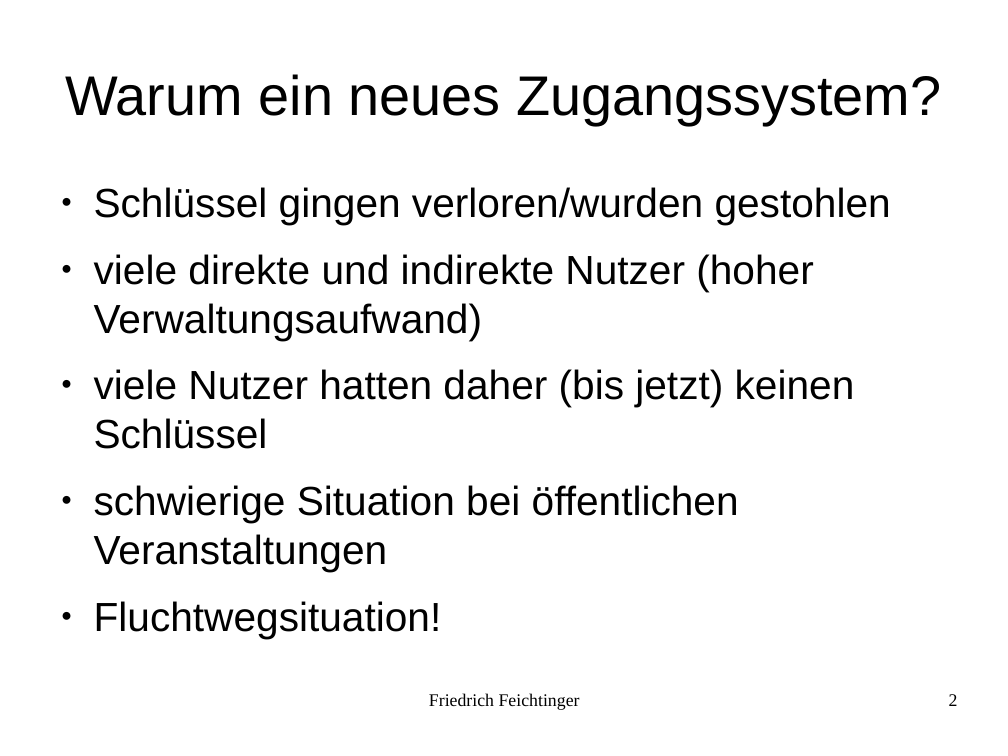
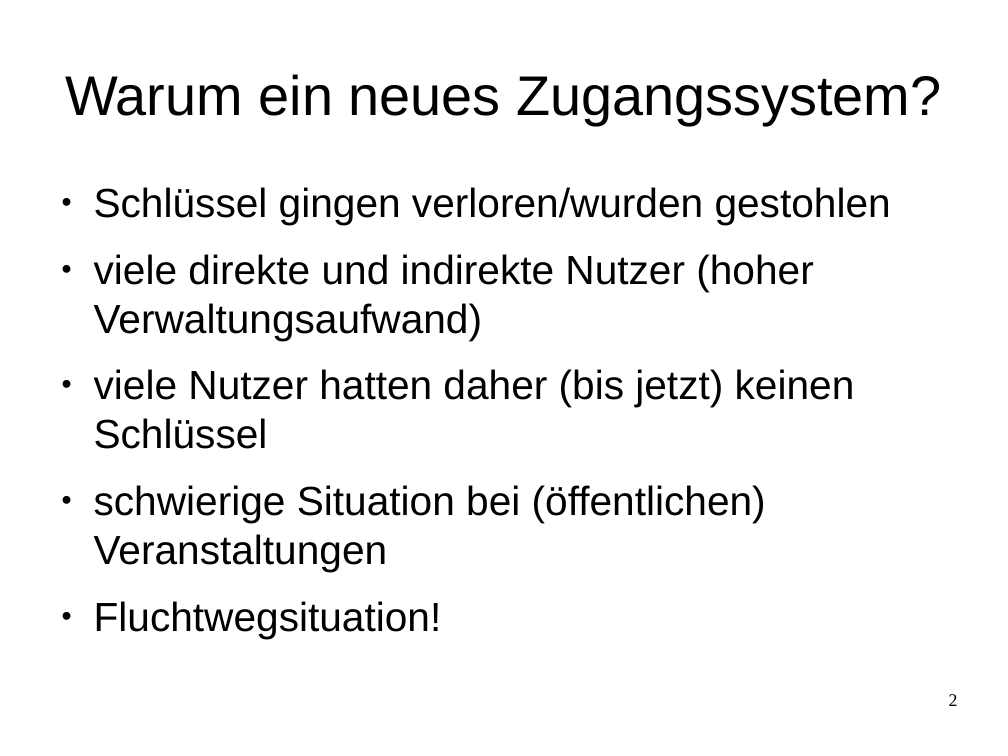
Before and after one commit to feichtinger/LEGACY-fingerprint-doorlock, a slide deck: slide 2 of Zugangssystem.odp. Drawn at 1008x756 pixels with LibreOffice and Linux fonts; fonts in the diff are those of the drawing; background and template pictures are left out. Boxes give left, top, right and bottom in pixels: in the first picture for what was removed or moved away, otherwise in the second. Text is boxed around its words. In the diff, an @@ line names an element or a change of style, - is before the commit and + after.

```diff
--- a/Zugangssystem.odp
+++ b/Zugangssystem.odp
@@ text at [94, 485, 766, 571]: text changed @@
-● schwierige Situation bei öffentlichen Veranstaltungen
+● schwierige Situation bei (öffentlichen) Veranstaltungen
@@ text removed at [429, 693, 580, 710] @@
-Friedrich Feichtinger
```
Also in this commit, not shown: 11 other slides changed, 11 other files.
